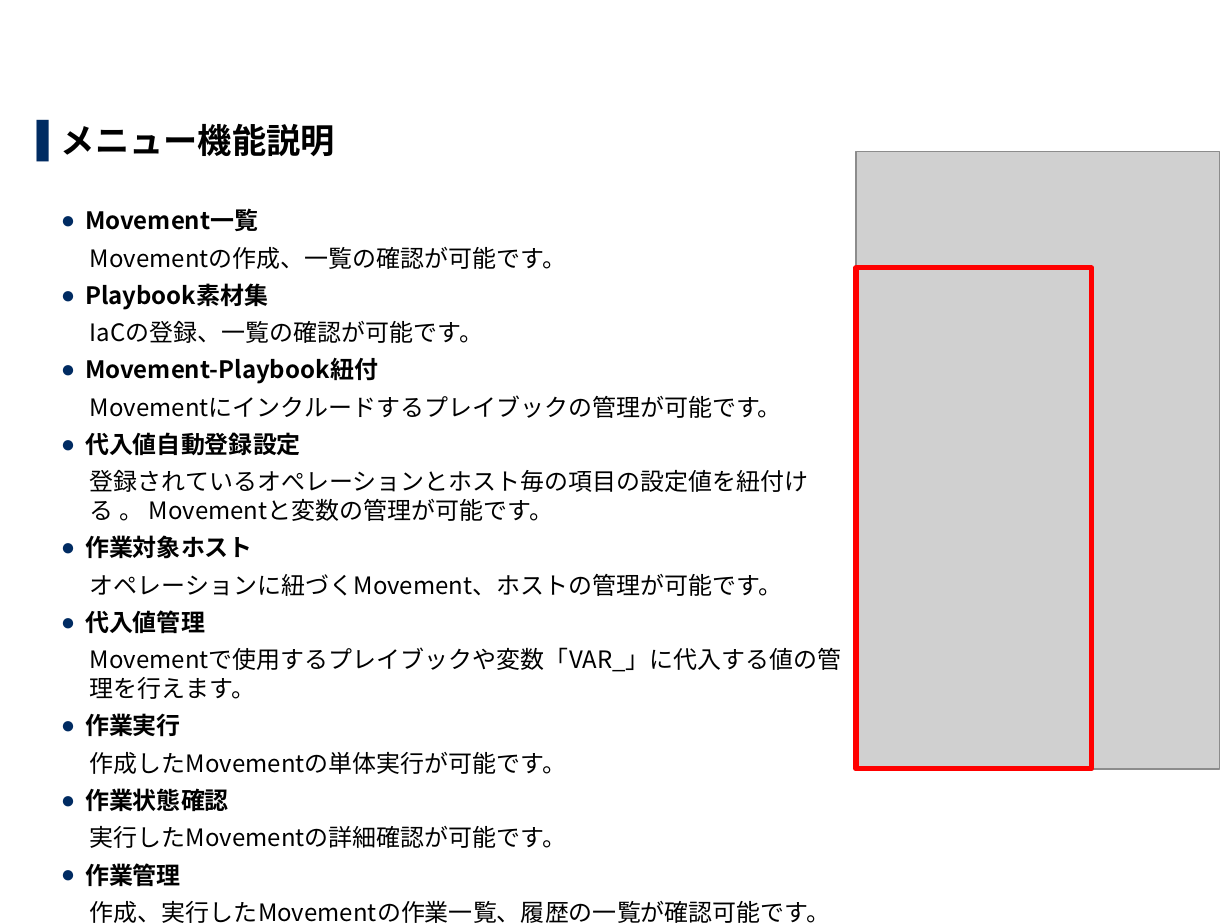
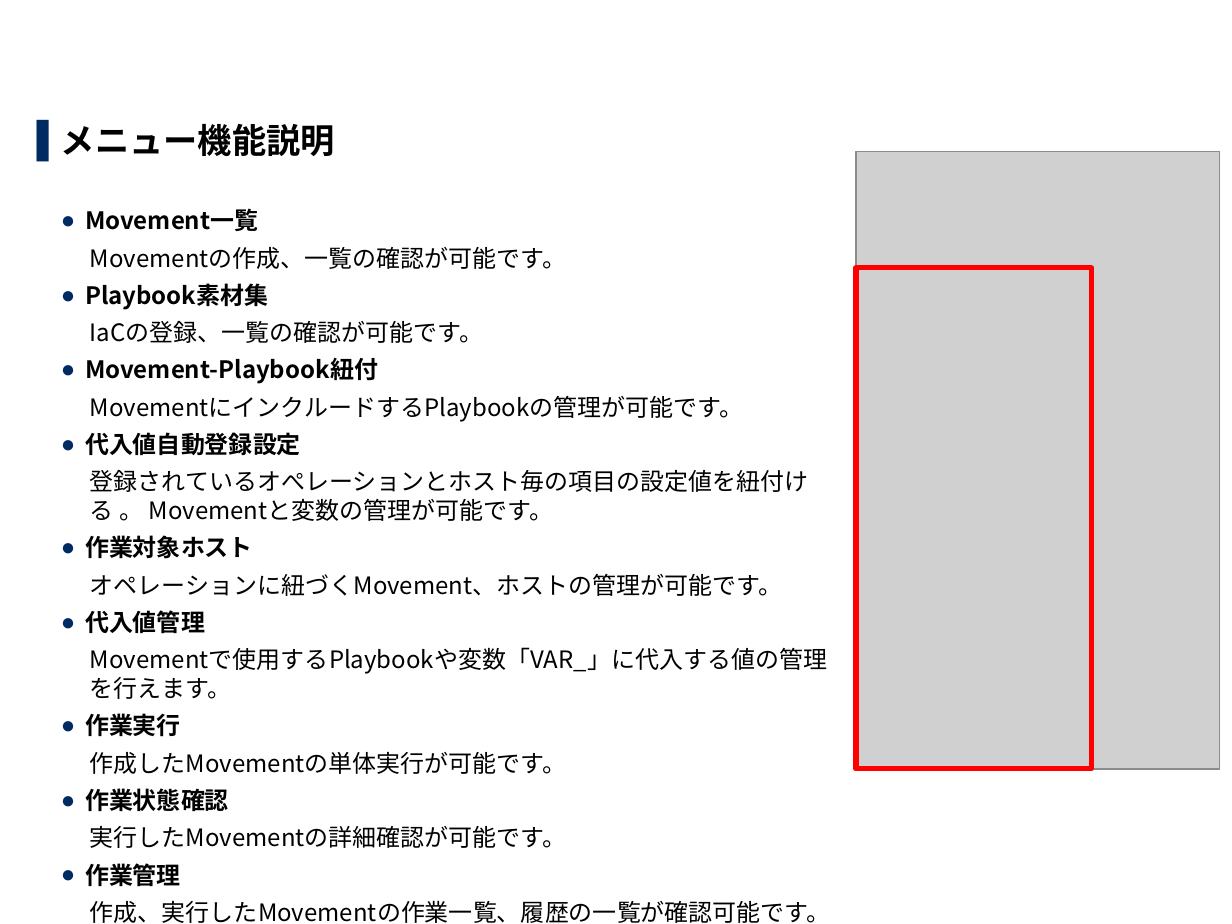
Before and after one commit to exastro-suite/it-automation-docs, a slide deck: slide 12 of asset/Learn_ja/ITA-Ansible-Driver_ja.pptx. Drawn at 1232x924 pixels with LibreOffice and Linux fonts; fonts in the diff are those of the drawing; grey boxes stand for pictures; background and template pictures are left out. Boxes give left, top, right and bottom in pixels: in the first picture for what was removed or moved away, otherwise in the second. Text is boxed around its words. In the diff, an @@ line names an element or a change of style, - is before the commit and + after.

```diff
--- a/asset/Learn_ja/ITA-Ansible-Driver_ja.pptx
+++ b/asset/Learn_ja/ITA-Ansible-Driver_ja.pptx
@@ text at box(90, 396, 743, 422): text changed @@
-      Movementにインクルードするプレイブックの管理が可能です。
+      MovementにインクルードするPlaybookの管理が可能です。
@@ text at box(90, 647, 827, 699): text changed @@
-      Movementで使用するプレイブックや変数「VAR_」に代入する値の管理を行えます。
+      Movementで使用するPlaybookや変数「VAR_」に代入する値の管理を行えます。
```
Also in this commit, not shown: 7 other slides changed, 1 other file.
